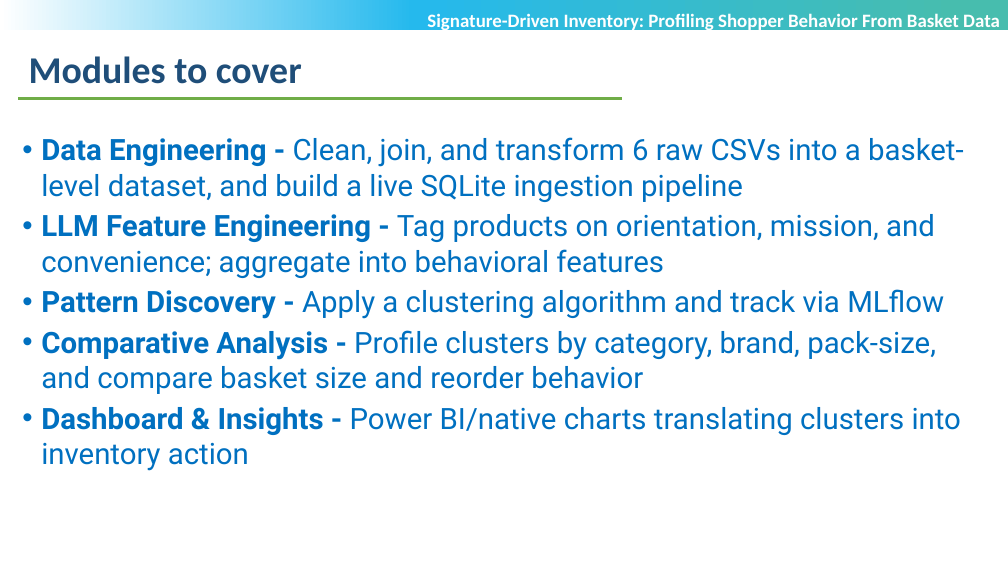
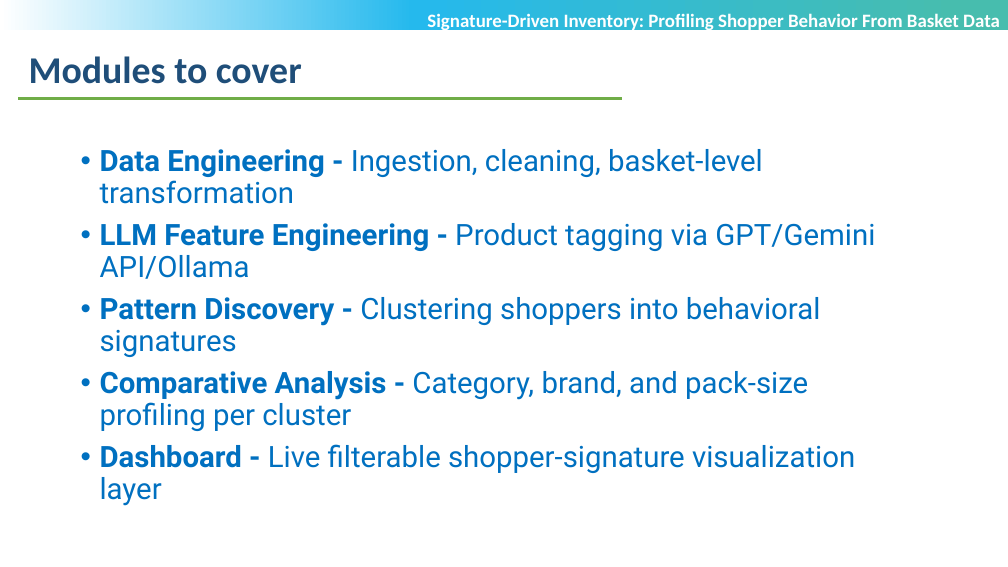
Before and after one commit to POOJITHA-02/lti-proj, a slide deck: slide 9 of INVENTORY 1ST REVIEW.pptx (slide 8 before the commit). Drawn at 1008x567 pixels with LibreOffice and Linux fonts; fonts in the diff are those of the drawing; background and template pictures are left out. Boxes give left, top, right and bottom in pixels: in the first picture for what was removed or moved away, otherwise in the second. Text is boxed around its words. In the diff, an @@ line names an element or a change of style, - is before the commit and + after.

```diff
--- a/INVENTORY 1ST REVIEW.pptx
+++ b/INVENTORY 1ST REVIEW.pptx
@@ text at (100, 149, 875, 506): text changed @@
-• Data Engineering - Clean, join, and transform 6 raw CSVs into a basket-level dataset, and build a live SQLite ingestion pipeline
-• LLM Feature Engineering - Tag products on orientation, mission, and convenience; aggregate into behavioral features
-• Pattern Discovery - Apply a clustering algorithm and track via MLflow
-• Comparative Analysis - Profile clusters by category, brand, pack-size, and compare basket size and reorder behavior
-• Dashboard & Insights - Power BI/native charts translating clusters into inventory action
+• Data Engineering - Ingestion, cleaning, basket-level transformation
+• LLM Feature Engineering - Product tagging via GPT/Gemini API/Ollama
+• Pattern Discovery - Clustering shoppers into behavioral signatures
+• Comparative Analysis - Category, brand, and pack-size profiling per cluster
+• Dashboard - Live filterable shopper-signature visualization layer
```
Also in this commit, not shown: 5 other slides changed, 3 slides added, 1 slide removed, 52 other files.
